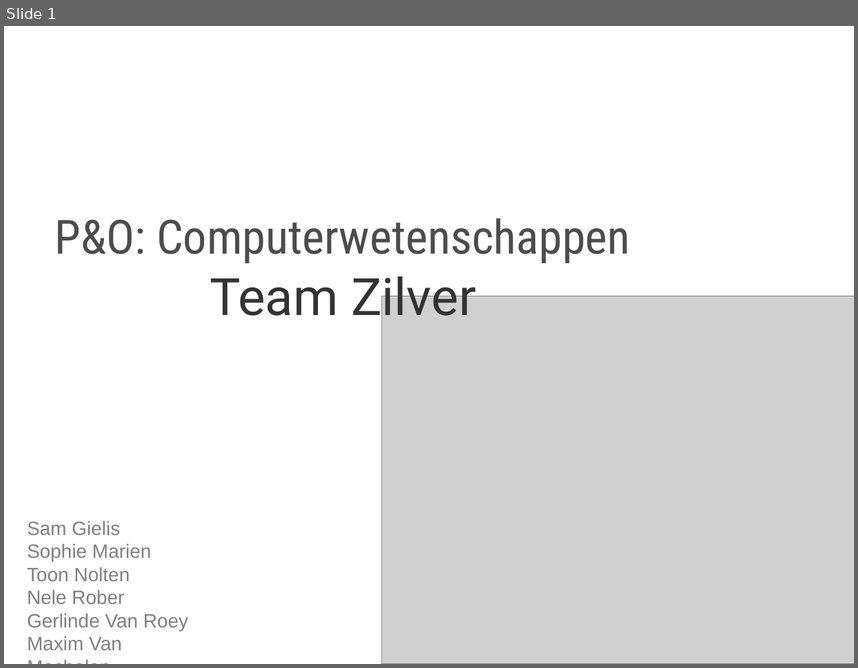
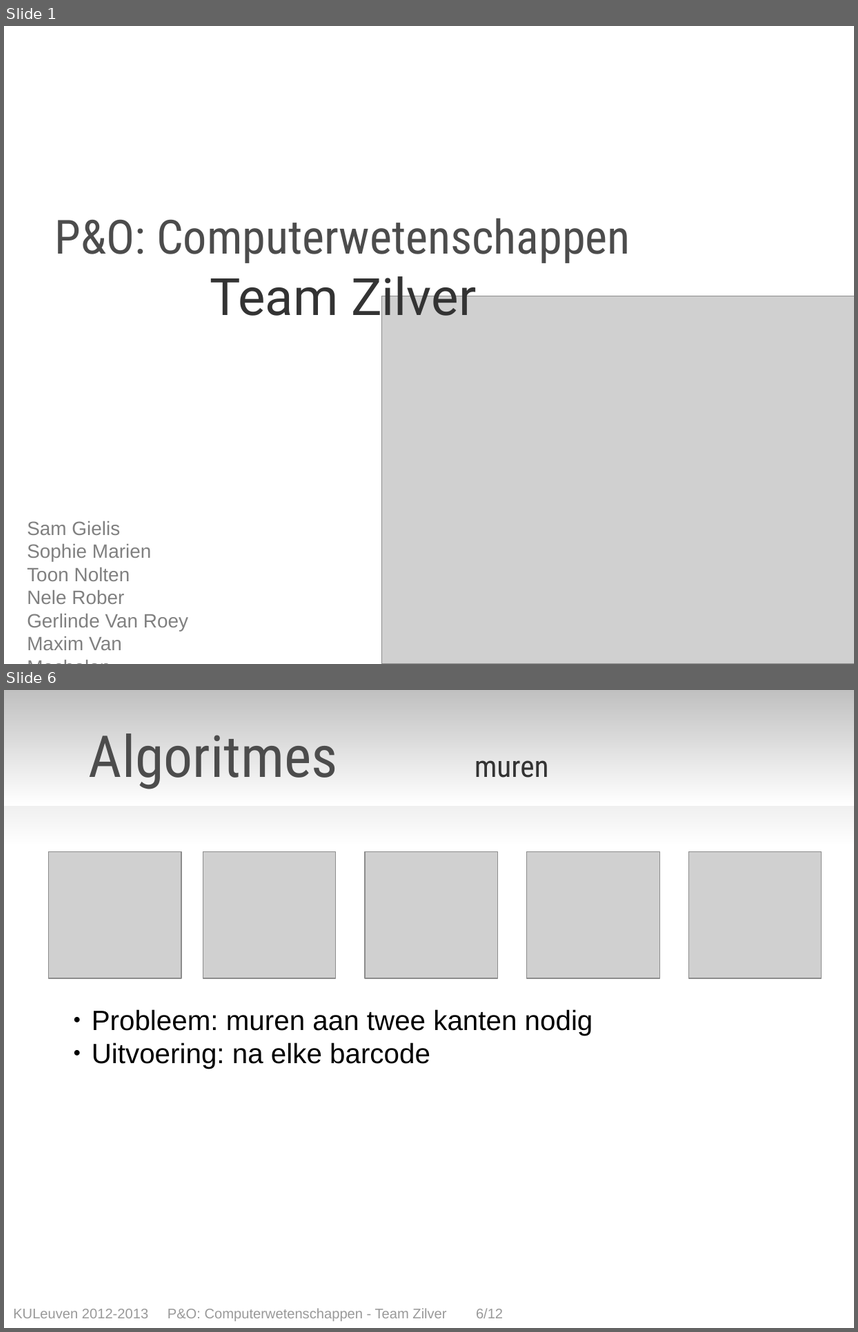
Before and after one commit to toonn/SilverSurfer, a slide deck: SilverSurferVerslag/Presentatie Eind/Presentatie eindverslag - team zilver.odp. Shown one above the other, each under a label of ours: slide 1 before the commit, slides 1 and 6 after it; the slides between them are not shown. The pictures are 858x668 and 858x1332 pixels, drawn with LibreOffice and Linux fonts; fonts in the diff are those of the drawing; grey boxes stand for pictures. Boxes give left, top, right and bottom in pixels: in the first picture for what was removed or moved away, otherwise in the second. Text is boxed around its words. In the diff, an @@ line names an element or a change of style, - is before the commit and + after.

```diff
--- a/SilverSurferVerslag/Presentatie Eind/Presentatie eindverslag - team zilver.odp
+++ b/SilverSurferVerslag/Presentatie Eind/Presentatie eindverslag - team zilver.odp
@@ slide 6 added at <box>4,690,854,1328</box>, background #FFFFFF @@
@@ rectangle added at <box>4,690,854,806</box>, fill gradient #C0C0C0 to #C1C1C1 to #C2C2C2 to #C3C3C3 to #C4C4C4 to #C5C5C5, 54 pt, text #4C4C4C @@
+Algoritmes muren
@@ text added at <box>89,733,218,774</box>, 44 pt, text #000000, bold @@
+Inhoud
@@ text added at <box>89,733,551,789</box>, 28 pt, text #333333 @@
+Inhoud fysieke bouw
@@ picture added at <box>49,852,181,978</box> @@
@@ picture added at <box>203,852,336,978</box> @@
@@ picture added at <box>365,852,497,978</box> @@
@@ picture added at <box>527,852,660,978</box> @@
@@ picture added at <box>689,852,822,978</box> @@
@@ text added at <box>92,1009,593,1069</box>, 26 pt, text #000000 @@
+● Probleem: muren aan twee kanten nodig
+● Uitvoering: na elke barcode
@@ text added at <box>13,1308,503,1321</box>, 13 pt, text #999999 @@
+KULeuven 2012-2013 P&O: Computerwetenschappen - Team Zilver 6/12
```
Also in this commit, not shown: 6 other slides added, 8 slides removed, 1 other file.
